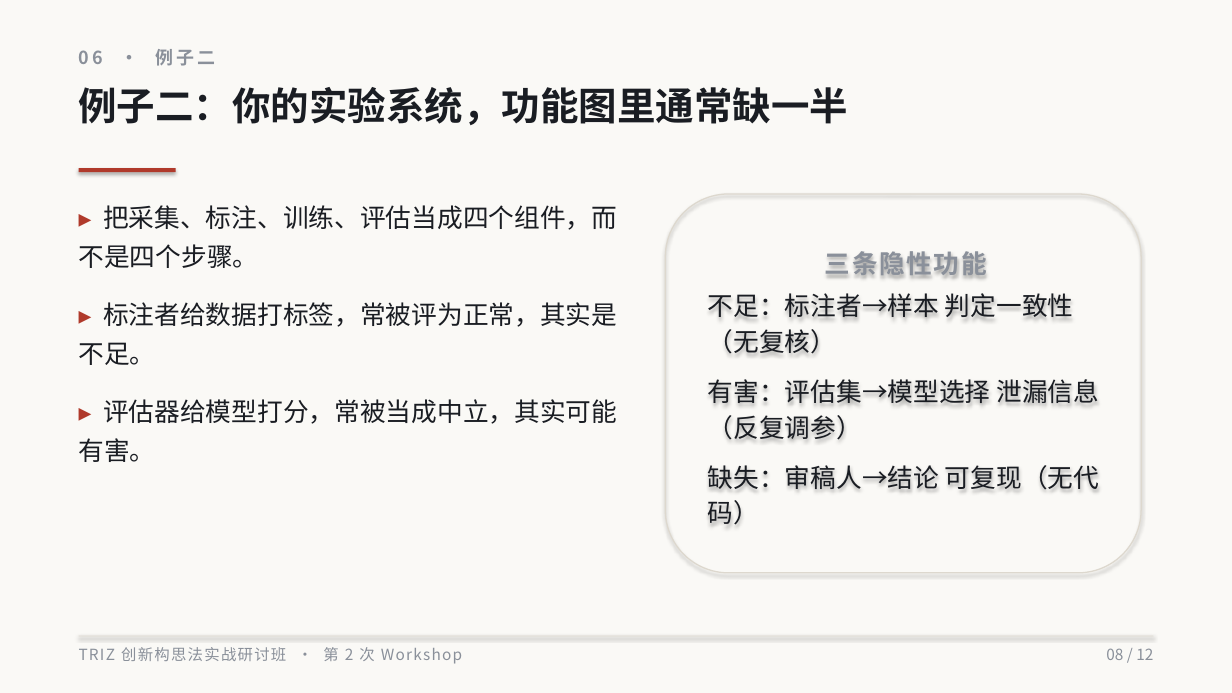
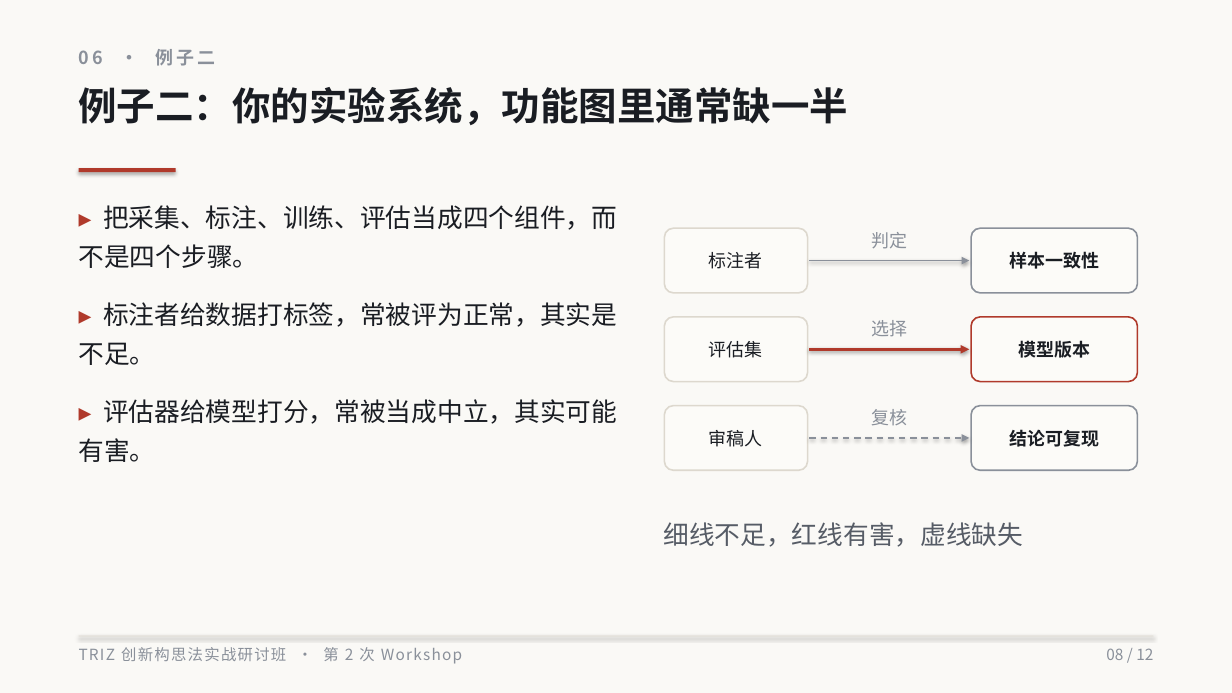
Before and after one commit to TRIZa-cn/triza-lecture, a slide deck: slide 8 of PPT/W2_16/out/第02次_功能分析与系统建模.pptx. Drawn at 1232x693 pixels with LibreOffice and Linux fonts; fonts in the diff are those of the drawing. Boxes give left, top, right and bottom in pixels: in the first picture for what was removed or moved away, otherwise in the second. Text is boxed around its words. In the diff, an @@ line names an element or a change of style, - is before the commit and + after.

Commit message:
feat(ppt): 第2/3次课补功能图与因果链图；第4次课全篇统一六条原理

```diff
--- a/PPT/W2_16/out/第02次_功能分析与系统建模.pptx
+++ b/PPT/W2_16/out/第02次_功能分析与系统建模.pptx
@@ rounded rectangle removed at (x1=665, y1=194, x2=1141, y2=573) @@
-三条隐性功能
-不足：标注者→样本 判定一致性（无复核）
-有害：评估集→模型选择 泄漏信息（反复调参）
-缺失：审稿人→结论 可复现（无代码）
@@ rounded rectangle added at (x1=665, y1=228, x2=808, y2=293), fill #FCFBF8, outline #DDD8CE 1.25 pt, 14 pt, text #1A1D23 @@
+标注者
@@ text added at (x1=871, y1=232, x2=907, y2=249), 14 pt, text #8A909A @@
+判定
@@ rounded rectangle added at (x1=971, y1=228, x2=1138, y2=293), fill #FCFBF8, outline #8A909A 1.25 pt, 14 pt, text #1A1D23, bold @@
+样本一致性
@@ arrow added from (810, 261) to (970, 261), #8A909A 1 pt @@
@@ rounded rectangle added at (x1=665, y1=317, x2=808, y2=382), fill #FCFBF8, outline #DDD8CE 1.25 pt, 14 pt, text #1A1D23 @@
+评估集
@@ text added at (x1=871, y1=320, x2=907, y2=337), 14 pt, text #8A909A @@
+选择
@@ rounded rectangle added at (x1=971, y1=317, x2=1138, y2=382), fill #FCFBF8, outline #B03A2B 1.25 pt, 14 pt, text #1A1D23, bold @@
+模型版本
@@ arrow added from (810, 349) to (970, 349), #B03A2B 2.25 pt @@
@@ rounded rectangle added at (x1=665, y1=406, x2=808, y2=470), fill #FCFBF8, outline #DDD8CE 1.25 pt, 14 pt, text #1A1D23 @@
+审稿人
@@ text added at (x1=871, y1=409, x2=907, y2=426), 14 pt, text #8A909A @@
+复核
@@ rounded rectangle added at (x1=971, y1=406, x2=1138, y2=470), fill #FCFBF8, outline #8A909A 1.25 pt, 14 pt, text #1A1D23, bold @@
+结论可复现
@@ arrow added from (810, 438) to (970, 438), #8A909A 1.25 pt dashed @@
@@ text added at (x1=663, y1=522, x2=1023, y2=547), 20 pt, text #565C66 @@
+细线不足，红线有害，虚线缺失
```
Also in this commit, not shown: 29 other files.
